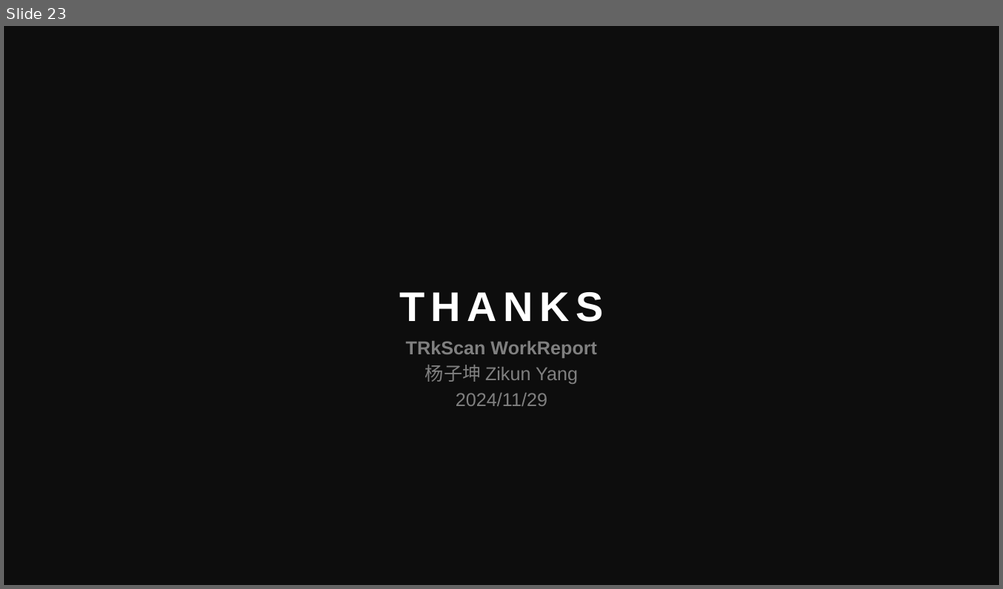
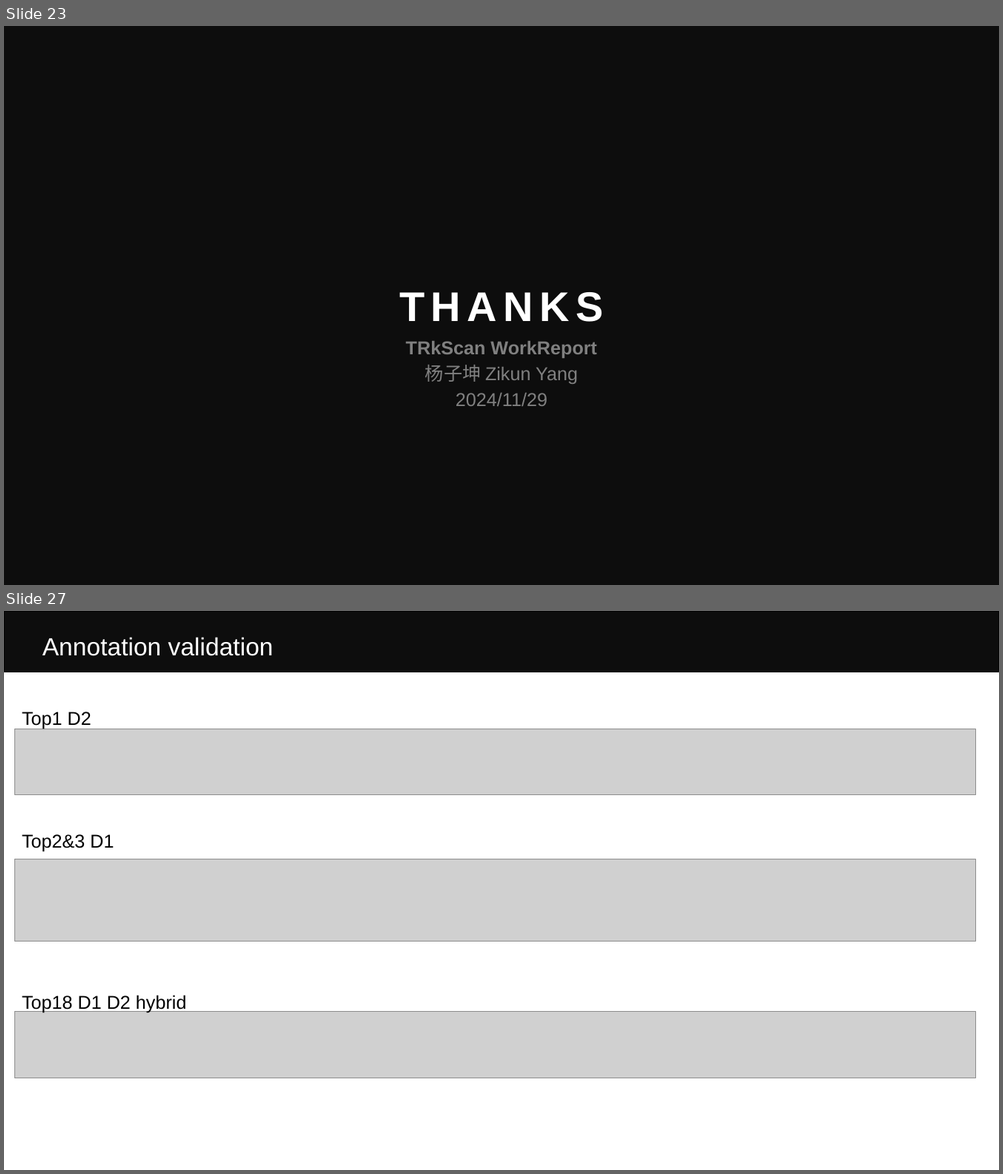
Before and after one commit to Eric-Y-S/TRkScan, a slide deck: WorkReport.pptx. Shown one above the other, each under a label of ours: slide 23 before the commit, slides 23 and 27 after it; the slides between them are not shown. The pictures are 1003x589 and 1003x1174 pixels, drawn with LibreOffice and Linux fonts; fonts in the diff are those of the drawing; grey boxes stand for pictures. Boxes give left, top, right and bottom in pixels: in the first picture for what was removed or moved away, otherwise in the second. Text is boxed around its words. In the diff, an @@ line names an element or a change of style, - is before the commit and + after.

```diff
--- a/WorkReport.pptx
+++ b/WorkReport.pptx
@@ slide 27 added at (4,611,999,1170), background #FFFFFF; not listed: 1 template element that a slide beside it also shows @@
@@ text added at (42,637,273,656), 24 pt, text #FFFFFF @@
+Annotation validation
@@ text added at (22,712,91,729), 18 pt, text #000000 @@
+Top1 D2
@@ picture added at (14,729,976,795) @@
@@ text added at (22,834,114,851), 18 pt, text #000000 @@
+Top2&3 D1
@@ picture added at (14,860,976,942) @@
@@ text added at (22,995,187,1013), 18 pt, text #000000 @@
+Top18 D1 D2 hybrid
@@ picture added at (14,1011,976,1078) @@
```
Also in this commit, not shown: 19 other slides added, 54 other files.
